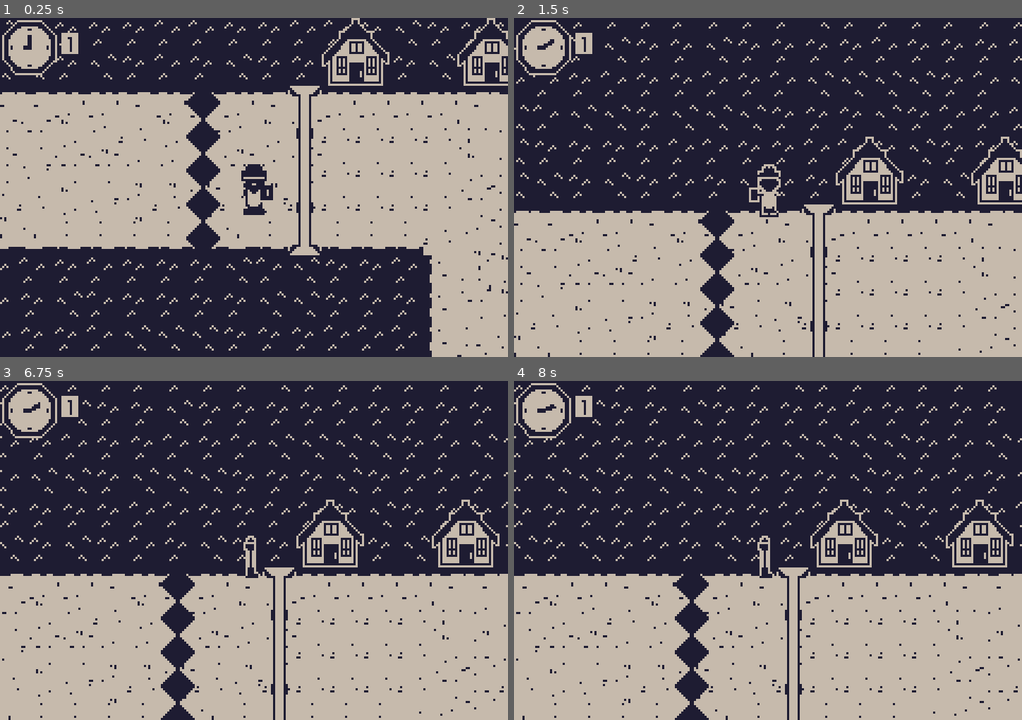
Above: before the commit, frames 1-4 (two rows, left to right).
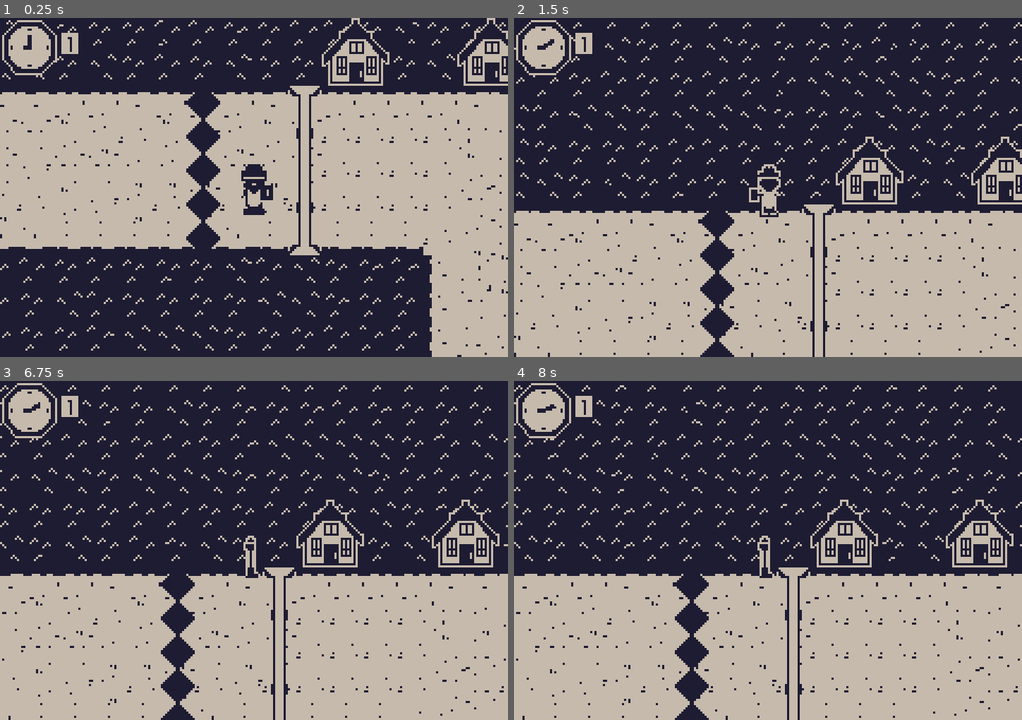
Above: after the commit, the same moments.

Repository: chickengamer555/7-days-of-rain-B1T-jam
Game: Godot game, scene res://Main/main.tscn
Two runs of this game, one before a commit and one after it. Both use one fixed random seed, a clock stepped at 60 frames per second and the inputs below. This scene is started directly instead of the project's main scene. The engine's default icon, where the game draws it, is replaced by a stand-in: a white triangle on a blue panel in a dark square.
Inputs (mouse positions are in pixels of both pictures, inside the frame that each line leads up to):
- Up to frame 1 (0.25 s): no input
- Up to frame 2 (1.5 s): tap Enter at 0.5 s; move the mouse to (742, 255) at 0.52 s; hold W (up) 0.53-1.25 s; hold F (Fast_foward) 0.53-1.25 s; click (742, 255) at 0.67 s; drag from (920, 238) to (768, 187) at 1.27 s
- Up to frame 3 (6.75 s): move the mouse to (101, 499) at 2.02 s; hold A (left) 2.03-2.75 s; hold Q (Ledger) 2.03-2.75 s; tap Space at 2.75, 4.25, 5.75 s; drag from (279, 550) to (101, 499) at 2.77 s; tap Enter at 3.5, 5 s; move the mouse to (177, 465) at 3.52 s; hold S (down) 3.53-4.25 s; tap L at 3.6 s; drag from (365, 533) to (254, 550) at 4.27 s; move the mouse to (152, 567) at 5.02 s; hold W (up) 5.03-5.75 s; hold F (Fast_foward) 5.03-5.75 s; click (152, 567) at 5.17 s; drag from (304, 475) to (152, 567) at 5.77 s; move the mouse to (228, 618) at 6.52 s; hold Right (right) from 6.53 s (still down); hold Q (Ledger) from 6.53 s (still down)
- Up to frame 4 (8 s): release Right (right) at 7.25 s; release Q (Ledger) at 7.25 s; drag from (920, 601) to (768, 550) at 7.27 s

The runs differ from the first frame. In frame 1, 0.3% of the frame differs, in the area x 10-100%, y 0-94%; in frame 2, 0.3%; in frame 3, 0.3%; in frame 4, 0.4%, in the area x 7-90%, y 1-54%.

Commit message:
Grass shader SUPER IMERSION

Diff:
--- a/Assets/Tilemaps/paths.tres
+++ b/Assets/Tilemaps/paths.tres
@@ -1,5 +1,6 @@
 [gd_resource type="TileSet" format=3 uid="uid://b3q04mh68qve5"]
 
+[ext_resource type="Material" uid="uid://cg2uojqd6xpuw" path="res://Shaders/grass_material.tres" id="1_1dcns"]
 [ext_resource type="Texture2D" uid="uid://b85g211kmspj4" path="res://Assets/Tilemaps/spr_normalpath.png" id="1_csmn0"]
 
 [sub_resource type="TileSetAtlasSource" id="TileSetAtlasSource_llmk3"]
@@ -58,13 +59,17 @@
 7:3/0 = 0
 0:4/next_alternative_id = 5
 0:4/0 = 0
+0:4/0/material = ExtResource("1_1dcns")
 0:4/1 = 1
 0:4/1/flip_h = true
+0:4/1/material = ExtResource("1_1dcns")
 1:4/next_alternative_id = 9
 1:4/0 = 0
+1:4/0/material = ExtResource("1_1dcns")
 1:4/1 = 1
 1:4/1/modulate = Color(1, 1, 1, 0)
 1:4/8 = 8
+1:4/8/material = ExtResource("1_1dcns")
 2:5/next_alternative_id = 5
 2:5/0 = 0
 2:5/1 = 1
--- a/Player/Player.gd
+++ b/Player/Player.gd
@@ -1,15 +1,22 @@
 extends CharacterBody2D
 
+const GRASS_MATERIAL = preload("res://Shaders/grass_material.tres")
+const TRAIL_SIZE: int = 32 # How many cells it rmebers
 const TILE_SIZE: int = 16
 const TILE_STEP: int=8
-@export var tiles_per_second: float = 5.0
+
+var trail := PackedVector3Array() # list sent to the shader
+var trail_index: int = 0 # Which slot write to next
+var last_cell := Vector2(INF, INF) # cell the feet were in last frame
+var grass_clock: float = 0.0 # Timer for when grass comes back up
 var is_moving: bool = false # am i mid step
 var target_position: Vector2 = Vector2.ZERO #where am i heading
+
+@export var tiles_per_second: float = 5.0
 @export_group("Textures")
 @export var tex_down: Texture2D = preload("res://Player/player_down.png")
 @export var tex_side: Texture2D = preload("res://Player/player_side.png")
 @export var tex_up: Texture2D = preload("res://Player/player_up.png")
-
 @export_group("Procedural Animation (Bobbing)")
 @export var bob_speed: float = 14.0
 @export var bob_amount: float = 2.0
@@ -29,6 +36,8 @@
 @onready var sensor: Area2D = $Sensor
 
 func _ready() -> void:
+	trail.resize(TRAIL_SIZE) # Make the 32 slots
+	trail.fill(Vector3(0, 0, -1000.0)) # Mark themas stepped on
 	global_position = global_position.snapped(Vector2(TILE_SIZE, TILE_SIZE)) #round to nearest 16
 	global_position = global_position.snapped(Vector2(TILE_STEP, TILE_STEP))
 	target_position = global_position
@@ -48,6 +57,8 @@
 	return Vector2.ZERO
 
 func _physics_process(delta: float) -> void:
+	grass_clock += delta # Count the grass timer
+	_flatten_grass() # latten the grass
 	if is_moving:
 		global_position = global_position.move_toward(target_position, tiles_per_second * TILE_SIZE * delta)
 		if global_position != target_position:
@@ -157,3 +168,13 @@
 	if closest != null:
 		closest.interact()
 		get_viewport().set_input_as_handled()
+
+func _flatten_grass() -> void: # Flatten that damn gras
+	var feet := global_position + Vector2(0, 9) # where feet are (the 9 is offset)
+	var cell := (feet / TILE_SIZE).floor() # WHich cell it is
+	if cell != last_cell: # Have you walked into new cell?
+		trail_index = (trail_index + 1) % TRAIL_SIZE # Move to next spot and oldest step gets overwritten
+		last_cell = cell # Rember the cell
+	trail[trail_index] = Vector3(cell.x, cell.y, grass_clock) # Stamp cell with time
+	GRASS_MATERIAL.set_shader_parameter("trail", trail) # send list of to the shader
+	GRASS_MATERIAL.set_shader_parameter("current_time", grass_clock) # Send time also to the shader
--- /dev/null
+++ b/Shaders/grass_blow.gdshader
@@ -0,0 +1,88 @@
+shader_type canvas_item;
+
+// Wind
+uniform float tile_size = 16.0;      // pixels per tile in the atlas
+uniform float wind_speed = 1.0;      // how fast gusts roll across
+uniform float gust_width = 0.02;     // smaller = wider gusts
+uniform float strength = 0.5;        // 0..1, how much grass is bent at once
+uniform float randomness = 0.5;      // 0 = clean wave, 1 = every tile does its own thing
+uniform int max_bend = 2;            // pixels the blades lean
+
+// Flattening (the player script sends current_time and trail)
+uniform float flat_time = 5.0;       // seconds grass stays flat after being walked on
+uniform float current_time = 0.0;    // sent by the player every frame
+uniform vec3 trail[32];              // x, y = map cell, z = time it was stepped on
+uniform vec4 paper_color : source_color = vec4(0.776471, 0.729412, 0.67451, 1.0);
+uniform vec4 ink_color : source_color = vec4(0.117647, 0.109804, 0.196078, 1.0);
+
+varying vec2 world_pos;
+
+// A fixed random number for each map cell
+float hash(vec2 p) {
+	return fract(sin(dot(p, vec2(127.1, 311.7))) * 43758.5453);
+}
+
+// Is this spot still inside the current tile?
+bool in_tile(vec2 p, float size) {
+	return p.x >= 0.0 && p.y >= 0.0 && p.x < size && p.y < size;
+}
+
+// Is this colour a light blade pixel (not the dark background)?
+bool is_blade(vec4 c) {
+	return c.a > 0.5 && dot(c.rgb, vec3(0.299, 0.587, 0.114)) > 0.5;
+}
+
+void vertex() {
+	world_pos = (MODEL_MATRIX * vec4(VERTEX, 0.0, 1.0)).xy;
+}
+
+void fragment() {
+	vec2 texel = floor(UV / TEXTURE_PIXEL_SIZE);
+	vec2 local = mod(texel, tile_size);              // pixel position inside this tile
+
+	vec2 tile = floor(world_pos / tile_size);        // which map cell this pixel is in
+	float rnd = hash(tile);
+
+	// Was this cell walked on recently? Each cell springs back at a slightly different time
+	bool is_flat = false;
+	for (int i = 0; i < 32; i++) {
+		if (trail[i].xy == tile && current_time - trail[i].z < flat_time + rnd) {
+			is_flat = true;
+		}
+	}
+
+	if (is_flat) {
+		// Squash each tuft onto its bottom row: "^" becomes "_"
+		bool blade_on_row = false;
+		bool blade_below = false;
+		bool blade_above = false;
+		for (int dx = -3; dx <= 3; dx++) {
+			vec2 side = vec2(float(dx), 0.0);
+			vec2 under = vec2(float(dx), 1.0);
+			if (in_tile(local + side, tile_size) && is_blade(texture(TEXTURE, UV + side * TEXTURE_PIXEL_SIZE))) {
+				blade_on_row = true;
+			}
+			if (in_tile(local + under, tile_size) && is_blade(texture(TEXTURE, UV + under * TEXTURE_PIXEL_SIZE))) {
+				blade_below = true;
+			}
+		}
+		for (int dy = 0; dy <= 2; dy++) {
+			vec2 up = vec2(0.0, -float(dy));
+			if (in_tile(local + up, tile_size) && is_blade(texture(TEXTURE, UV + up * TEXTURE_PIXEL_SIZE))) {
+				blade_above = true;
+			}
+		}
+		COLOR = (blade_on_row && !blade_below && blade_above) ? paper_color : ink_color;
+	} else {
+		// Wind: blades lean over by whole pixels as gusts pass
+		float gust = sin(TIME * wind_speed - world_pos.x * gust_width + rnd * 6.2831 * randomness);
+		float flutter = sin(TIME * 2.3 + rnd * 40.0);
+		float amount = (gust * 0.75 + flutter * 0.25) * 0.5 + 0.5;
+		int bend = int(step(1.0 - strength, amount)) * max_bend;
+
+		float src_x = local.x - float(bend);
+		if (src_x >= 0.0 && src_x < tile_size) {
+			COLOR = texture(TEXTURE, UV - vec2(float(bend), 0.0) * TEXTURE_PIXEL_SIZE);
+		}
+	}
+}
--- /dev/null
+++ b/Shaders/grass_material.tres
@@ -0,0 +1,12 @@
+[gd_resource type="ShaderMaterial" format=3 uid="uid://cg2uojqd6xpuw"]
+
+[ext_resource type="Shader" uid="uid://bu5e88kvca2as" path="res://Shaders/grass_blow.gdshader" id="1_c0man"]
+
+[resource]
+shader = ExtResource("1_c0man")
+shader_parameter/tile_size = 16.0
+shader_parameter/wind_speed = 0.5
+shader_parameter/gust_width = 0.2
+shader_parameter/strength = 0.1
+shader_parameter/randomness = 0.5
+shader_parameter/max_bend = 1
Not shown, added: Shaders/grass_blow.gdshader.uid
